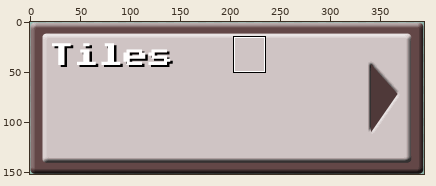
A sprite sheet gets an edit: assets/gfx/tilesets/three/tileButton.png. Above: a wide view before the commit, with the close-up outlined.
Close-up. Earlier state:
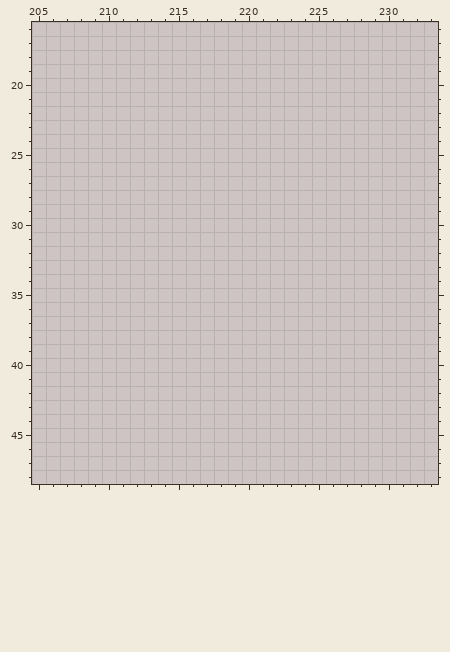
The file is 394x152 pixels. Pixels under 10% opacity are left out. Colours within 5 levels of each other are drawn and written as one. Shown: x 205..233, y 16..48. The commit also changed other parts of the picture, which this record leaves out.
After:
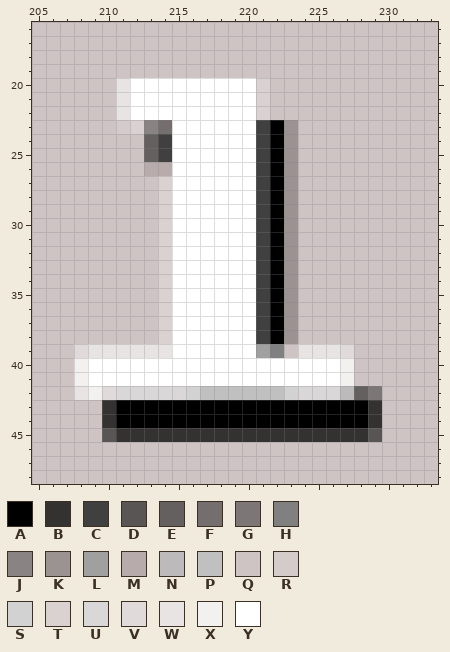
Palette (. is transparent): A #000000  B #343131  C #404040  D #5a5555  E #656060  F #746e6e  G #7c7676  H #808080  J #8a8383  K #9b9292  L #a0a0a0  M #b8abab  N #bcbaba  P #c0c0c0  Q #cfc4c4  R #d4cbcb  S #d3d2d2  T #dad1d1  U #d9d7d7  V #e1dada  W #e9e4e4  X #f3f0f0  Y #ffffff
The edit:
y 20..22: x 211..221 QQQQQQQQQQQ -> WYYYYYYYYYT
y 23: x 211..223 QQQQQQQQQQQQQ -> RTJFYYYYYYCAK
y 24..25: x 213..223 QQQQQQQQQQQ -> ECYYYYYYCAK
y 26: x 213..223 QQQQQQQQQQQ -> MMYYYYYYCAK
y 27..38: x 214..223 QQQQQQQQQQ -> TYYYYYYCAK
y 39: x 208..222 QQQQQQQQQQQQQQQ -> VWWWWWWYYYYYYLH; x 224..227 QQQQ -> WWWV
y 40..41: x 208..227 QQQQQQQQQQQQQQQQQQQQ -> XYYYYYYYYYYYYYYYYYYX
y 42: x 208..229 QQQQQQQQQQQQQQQQQQQQQQ -> WXVUUUUUSPPPPPPSUUUNEG
y 43..44: x 210..229 QQQQQQQQQQQQQQQQQQQQ -> BAAAAAAAAAAAAAAAAAAB
y 45: x 210..229 QQQQQQQQQQQQQQQQQQQQ -> DBBBBBBBBBBBBBBBBBBD
